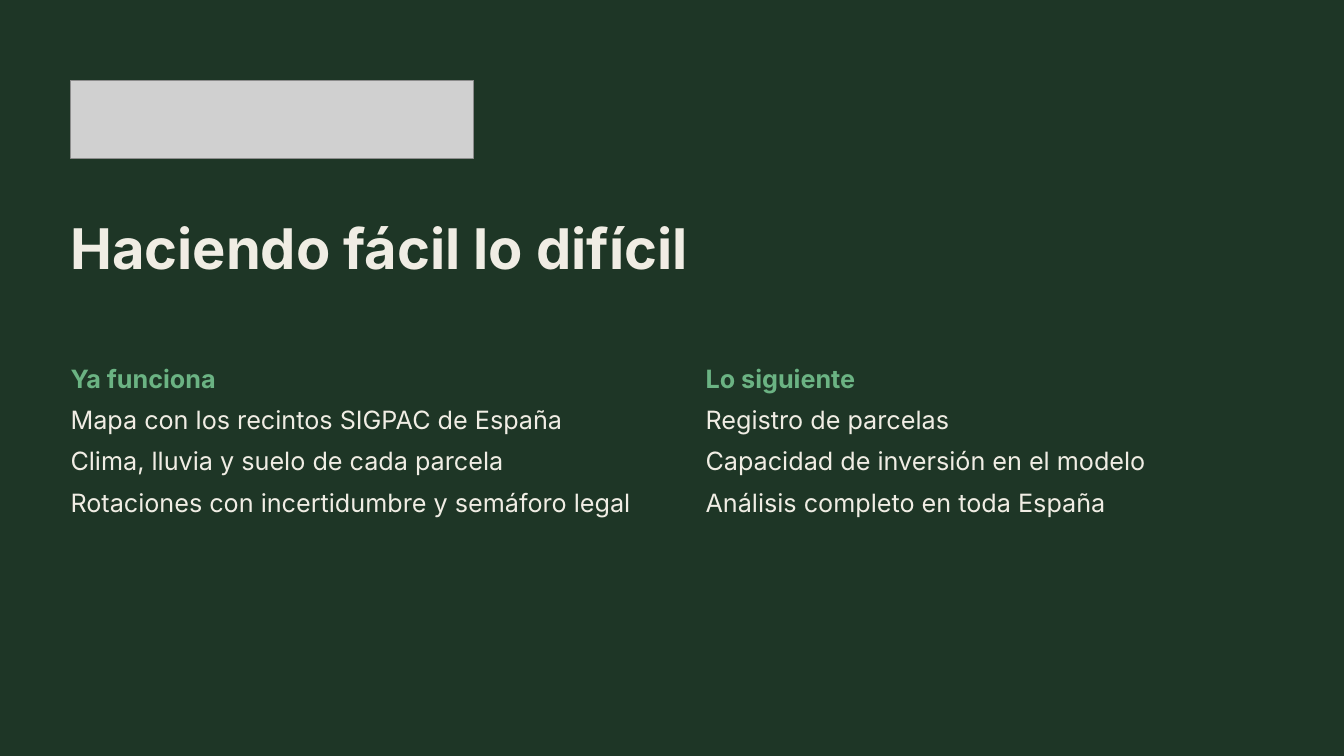
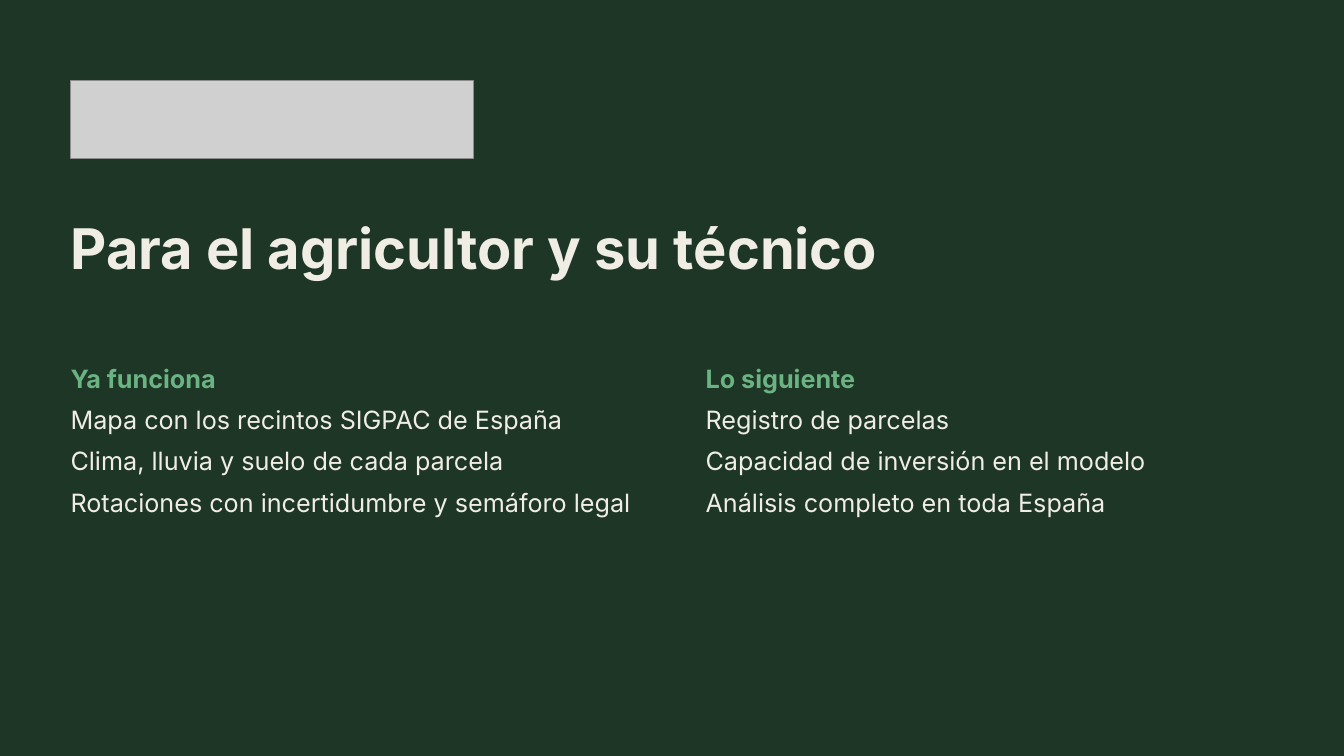
Before and after one commit to Enrikkk/NasaSpaceApps, a slide deck: slide 6 of submission/presentacion/agrockham-presentacion.pptx. Drawn at 1344x756 pixels with LibreOffice and Linux fonts; fonts in the diff are those of the drawing; grey boxes stand for pictures. Boxes give left, top, right and bottom in pixels: in the first picture for what was removed or moved away, otherwise in the second. Text is boxed around its words. In the diff, an @@ line names an element or a change of style, - is before the commit and + after.

Commit message:
submission: presentation no longer repeats the Spanish intro video (opening line, 'ordenar los datos', closing tagline)

```diff
--- a/submission/presentacion/agrockham-presentacion.pptx
+++ b/submission/presentacion/agrockham-presentacion.pptx
@@ title at bbox=[71, 226, 877, 281]: text changed @@
-Haciendo fácil lo difícil
+Para el agricultor y su técnico
```
Also in this commit, not shown: 2 other files.
